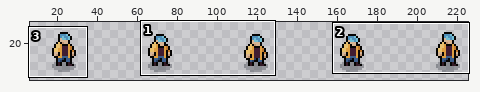
File history of a sprite sheet, assets/img/char_templates/idle-Sheet.png. Above: a wide view before the commit, with the close-up outlined.
Close-up. As it was:
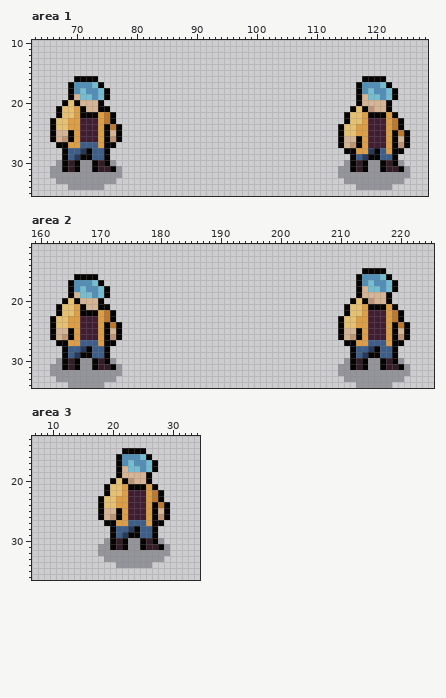
The file is 240x48 pixels. Shown: area 1: x 63..128, y 10..35; area 2: x 159..225, y 11..34; area 3: x 7..34, y 13..36. The wide view leaves out empty margins.
The result:
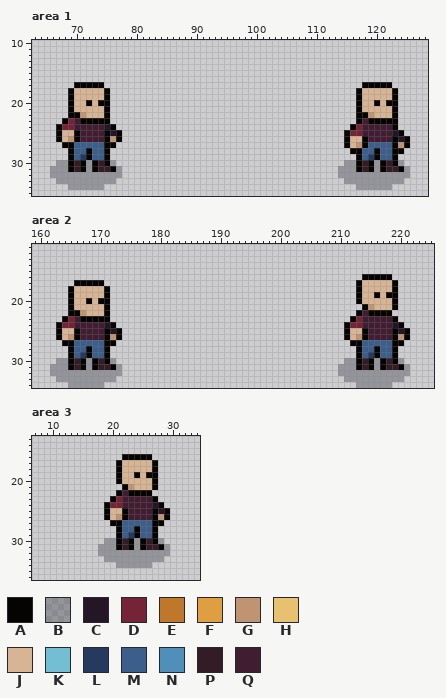
Palette (. is transparent): A #050403  B #10141f4d  C #241527  D #752438  E #be772b  F #de9e41  G #c09473  H #e8c170  J #d7b594  K #73bed3  L #253a5e  M #3c5e8b  N #4f8fba  P #341c27  Q #411d31
Difference:
Changed rows in their new state; - is an unchanged pixel.
Area 1:
first column x 66:
16 ----....--------------------------------------------....----
17 ---.AAAA-------------------------------------------.AAAA----
18 ----JJJJJ-------------------------------------------JJJJJ---
19 -----JJJJ--------------------------------------------JJJJ---
20 --.AJ-A--A--------------------------------------------A--A--
21 -..AJJ--J-----------------------------------------.AJJ--JA--
22 -..AAGJJJA.--------------------------------------..AAGJJJ---
23 ..ADQAAAAA.--------------------------------------..AQAAAAA.-
24 .ADDQ---QCA.------------------------------------..ADQ---QA.-
25 .A-JA---Q-C-------------------------------------.ADDQ---QCA.
26 .AJGA---Q---------------------------------------.A-JA---Q-C-
27 -.-AM---M---------------------------------------.AJGAMMMM---
28 --.A-M-------------------------------------------.-AMM--M---
29 --.AML--------------------------------------------.AML------
30 --BAPA--------------------------------------------BAPA------
31 --BAPA--------------------------------------------BAPA------
Area 2:
first column x 162:
15 ----------------------------------------------------....----
16 ----....-------------------------------------------.AAAA----
17 ---.AAAA--------------------------------------------JJJJJ---
18 ----JJJJJ--------------------------------------------JJJJ---
19 -----JJJJ---------------------------------------------A--A--
20 --.AJ-A--A----------------------------------------.AJJ--JA--
21 -..AJJ--J----------------------------------------...AGJJJ---
22 -..AAGJJJA.--------------------------------------..AQAAAA..-
23 ..ADQAAAAA.-------------------------------------..ADQ---QA.-
24 .ADDQ---QCA.------------------------------------.ADDQ---QCA.
25 .A-JA---Q-C-------------------------------------.A-JA---Q-C-
26 .AJGA---Q---------------------------------------.AJGA---Q---
27 -.-AM---M----------------------------------------.-AM---M---
28 --.A-M--------------------------------------------.A-M------
29 --.AML--------------------------------------------.AML------
30 --BAPA--------------------------------------------BAPA------
31 --BAPA--------------------------------------------BAPA------
Area 3:
first column x 18:
15 ----....----
16 ---.AAAA----
17 ----JJJJJ---
18 -----JJJJ---
19 ------A--A--
20 --.AJJ--JA--
21 -...AGJJJ---
22 -..AQAAAA..-
23 ..ADQ---QA.-
24 .ADDQ---QCA.
25 .A-JA---Q-C-
26 .AJGA---Q---
27 -.-AM---M---
28 --.A-M------
29 --.AML------
30 --BAPA------
31 --BAPA------
Boxes around the changes in both close-ups, in picture pixels (x1, y1, x2, y2):
changed: (50, 76, 122, 172)
changed: (338, 76, 410, 172)
changed: (338, 268, 410, 370)
changed: (50, 274, 122, 370)
changed: (98, 448, 170, 550)
